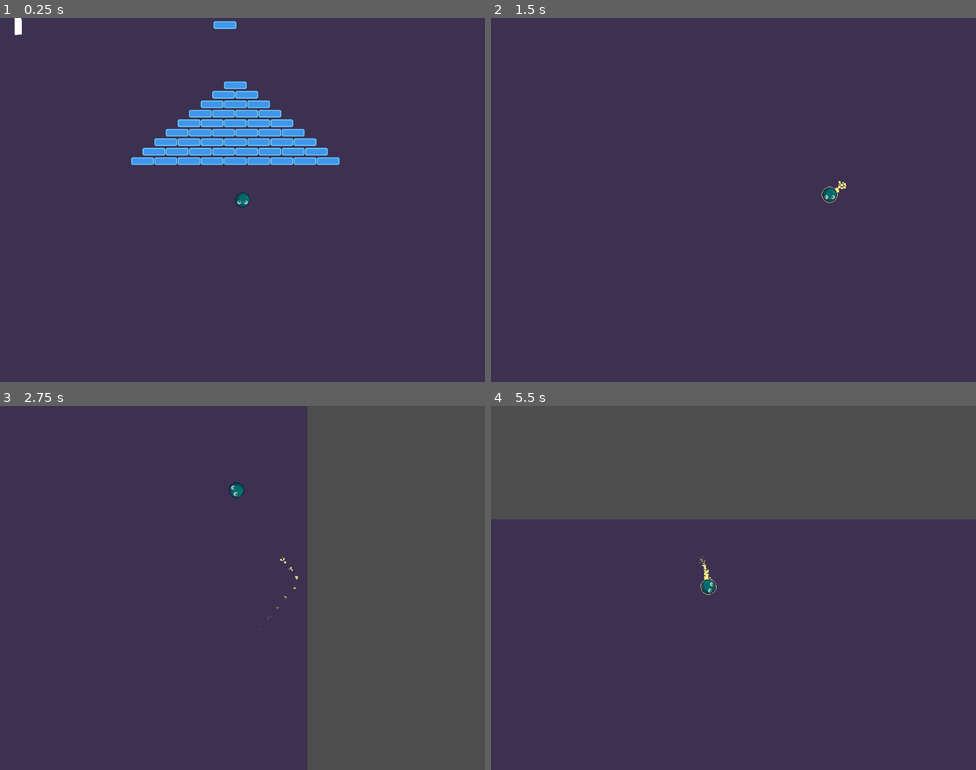
Above: before the commit, frames 1-4 (two rows, left to right).
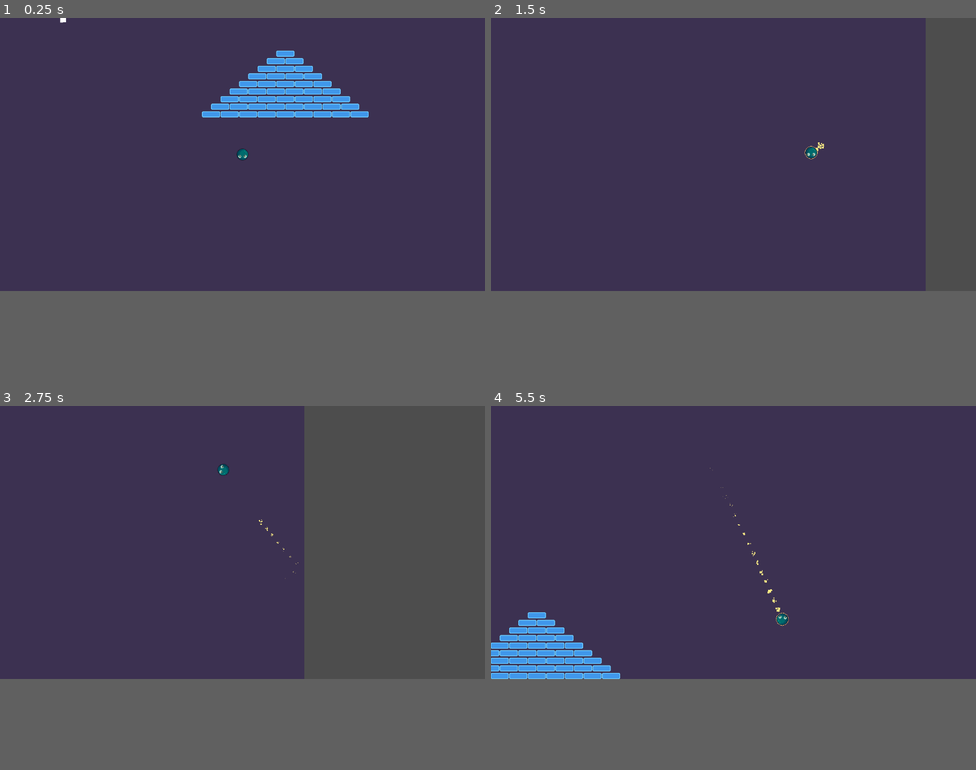
Above: after the commit, the same moments.

Repository: speakk/bounce_mania
Game: Godot game, scene res://main.tscn
Two runs of this game, one before a commit and one after it. Both use one fixed random seed, a clock stepped at 60 frames per second and the inputs below.
Inputs (mouse positions are in pixels of both pictures, inside the frame that each line leads up to):
- Up to frame 1 (0.25 s): no input
- Up to frame 2 (1.5 s): tap Enter at 0.5 s; move the mouse to (840, 181) at 0.52 s; hold D (right) 0.53-1.28 s; right-click (840, 181) at 0.6 s; move the mouse to (636, 218) at 1.27 s; hold S (down) from 1.28 s (still down); right-click (636, 218) at 1.35 s
- Up to frame 3 (2.75 s): move the mouse to (291, 507) at 2.02 s; release S (down) at 2.03 s; hold D (right) from 2.03 s (still down); right-click (291, 507) at 2.1 s
- Up to frame 4 (5.5 s): move the mouse to (709, 660) at 2.77 s; release D (right) at 2.78 s; hold W (up) 2.78-3.53 s; right-click (709, 660) at 2.85 s; move the mouse to (879, 642) at 3.52 s; hold A (left) 3.53-5.03 s; right-click (879, 642) at 3.6 s; move the mouse to (588, 533) at 4.27 s; right-click (588, 533) at 4.35 s; move the mouse to (757, 588) at 5.02 s; hold S (down) from 5.03 s (still down); right-click (757, 588) at 5.1 s
In our replay, the window is 800x600 before the commit and 800x450 after it. These sizes can differ from the game's own. Grey fills any space a smaller window leaves; there, only what the larger window draws over its background counts as a difference.

The runs differ from the first frame. In frame 1, 6.7% of the frame differs, in the area x 3-76%, y 0-52%; in frame 2, 8.0%; in frame 3, 9.8%; in frame 4, 34%, in the area x 0-100%, y 0-75%.

Commit message:
Window size adjustment

Diff:
--- a/project.godot
+++ b/project.godot
@@ -21,8 +21,8 @@
 
 [display]
 
-window/size/viewport_width=1024
-window/size/viewport_height=768
+window/size/viewport_width=1280
+window/size/viewport_height=720
 window/stretch/mode="viewport"
 
 [input]
